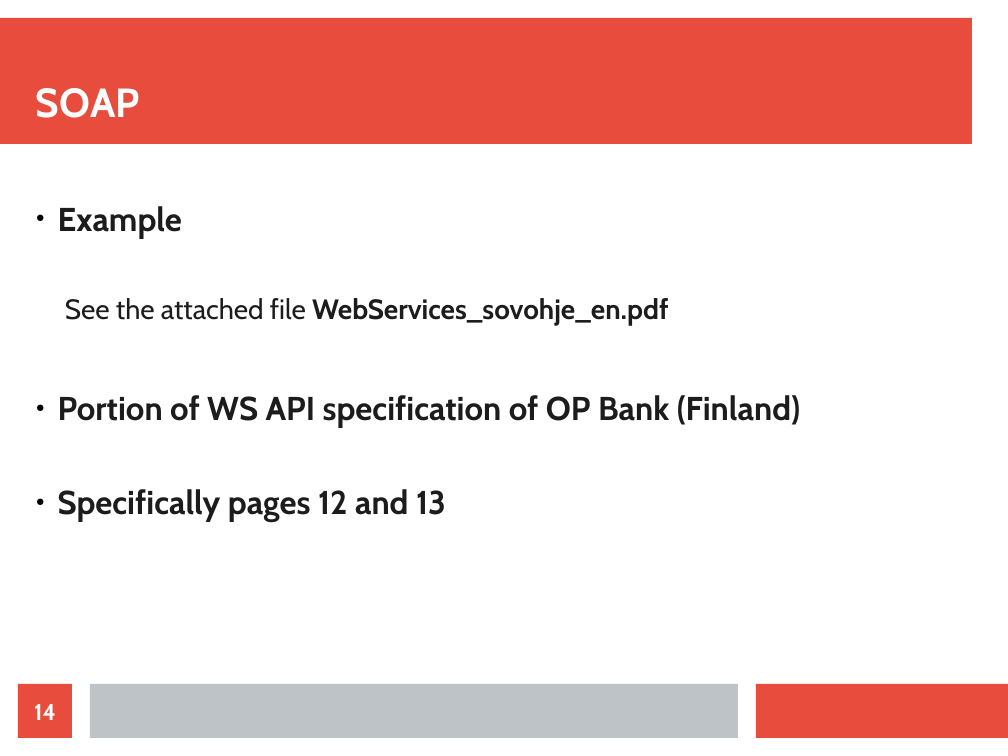
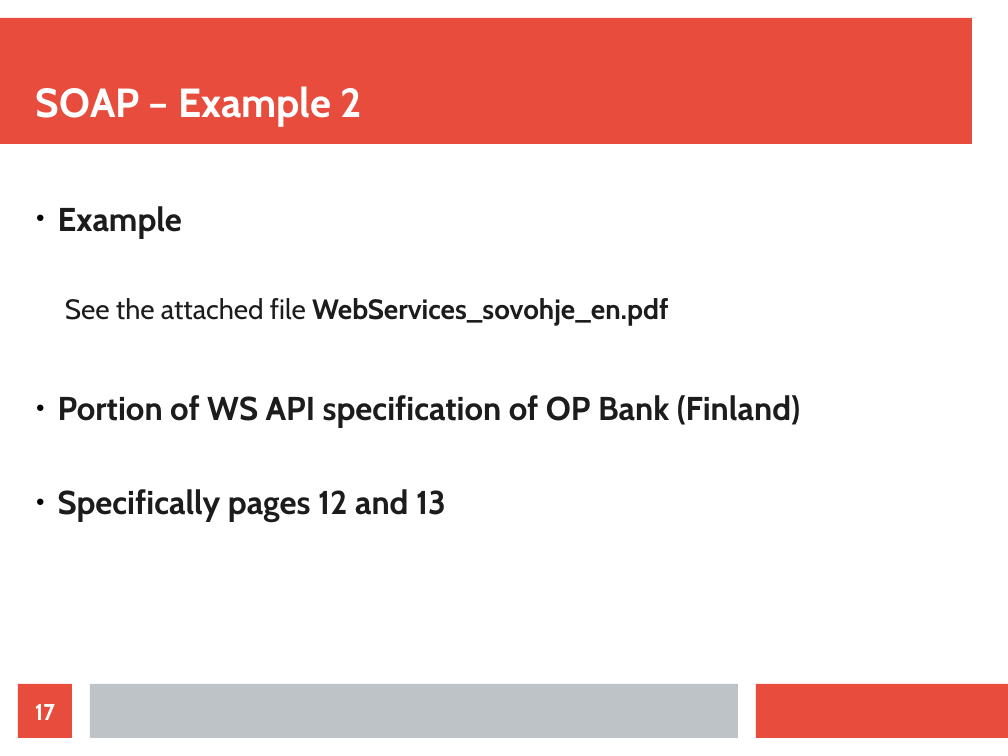
Before and after one commit to maxotta/pia-labs, a slide deck: slide 17 of lectures/ws_wsockets/ws_wsockets.odp (slide 14 before the commit). Drawn at 1008x756 pixels with LibreOffice and Linux fonts; fonts in the diff are those of the drawing. Boxes give left, top, right and bottom in pixels: in the first picture for what was removed or moved away, otherwise in the second. Text is boxed around its words. In the diff, an @@ line names an element or a change of style, - is before the commit and + after.

Commit message:
[lec-wss] Almost finished SOAP

```diff
--- a/lectures/ws_wsockets/ws_wsockets.odp
+++ b/lectures/ws_wsockets/ws_wsockets.odp
@@ title at [36,86,361,127]: text changed @@
-SOAP
+SOAP – Example 2
@@ page number at [35,704,55,720]: text changed @@
-14
+17
```
Also in this commit, not shown: 4 other slides changed, 12 slides added.
